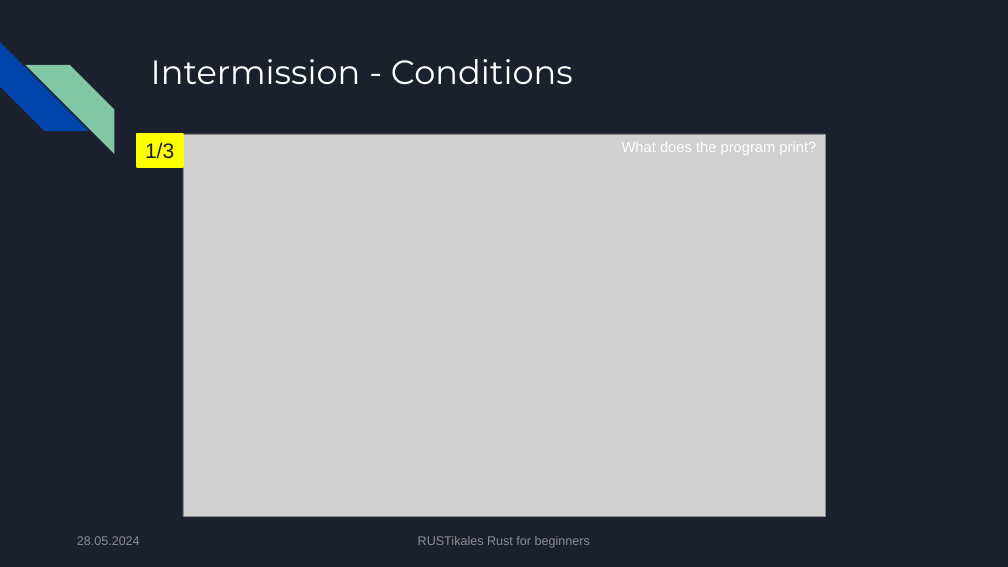
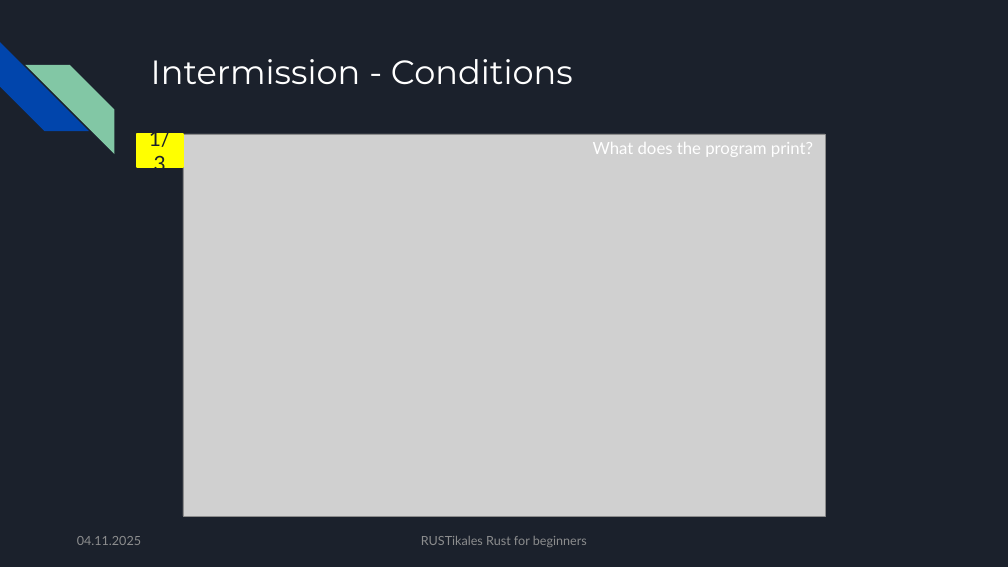
Before and after one commit to pfhaupt/progkurs, a slide deck: slide 72 of rust-beginner/04 - loop, while, for/04 - original.pptx. Drawn at 1008x567 pixels with LibreOffice and Linux fonts; fonts in the diff are those of the drawing; grey boxes stand for pictures. Boxes give left, top, right and bottom in pixels: in the first picture for what was removed or moved away, otherwise in the second. Text is boxed around its words. In the diff, an @@ line names an element or a change of style, - is before the commit and + after.

Commit message:
[R-B-04] Update slides
- Add section about `break` and `continue`
- Increase font size
- Instead of mixing Arial and Lato, we're now only using Lato as a text font

```diff
--- a/rust-beginner/04 - loop, while, for/04 - original.pptx
+++ b/rust-beginner/04 - loop, while, for/04 - original.pptx
@@ rectangle "1/3" at (x1=137, y1=134, x2=183, y2=167): font Arial to Lato @@
@@ text "What does the program print?" moved from (x1=622, y1=142, x2=816, y2=155) to (x1=593, y1=142, x2=813, y2=157) @@
@@ text "What does the program print?" at (x1=593, y1=142, x2=813, y2=157): size 14 to 16 pt, font Arial to Lato @@
@@ text at (x1=77, y1=536, x2=141, y2=545): text changed; font Arial to Lato @@
-28.05.2024
+04.11.2025
@@ text "RUSTikales Rust for beginners" at (x1=421, y1=536, x2=587, y2=547): font Arial to Lato @@
```
Also in this commit, not shown: 176 other slides changed, 28 slides added, 1 slide removed, 1 other file.
